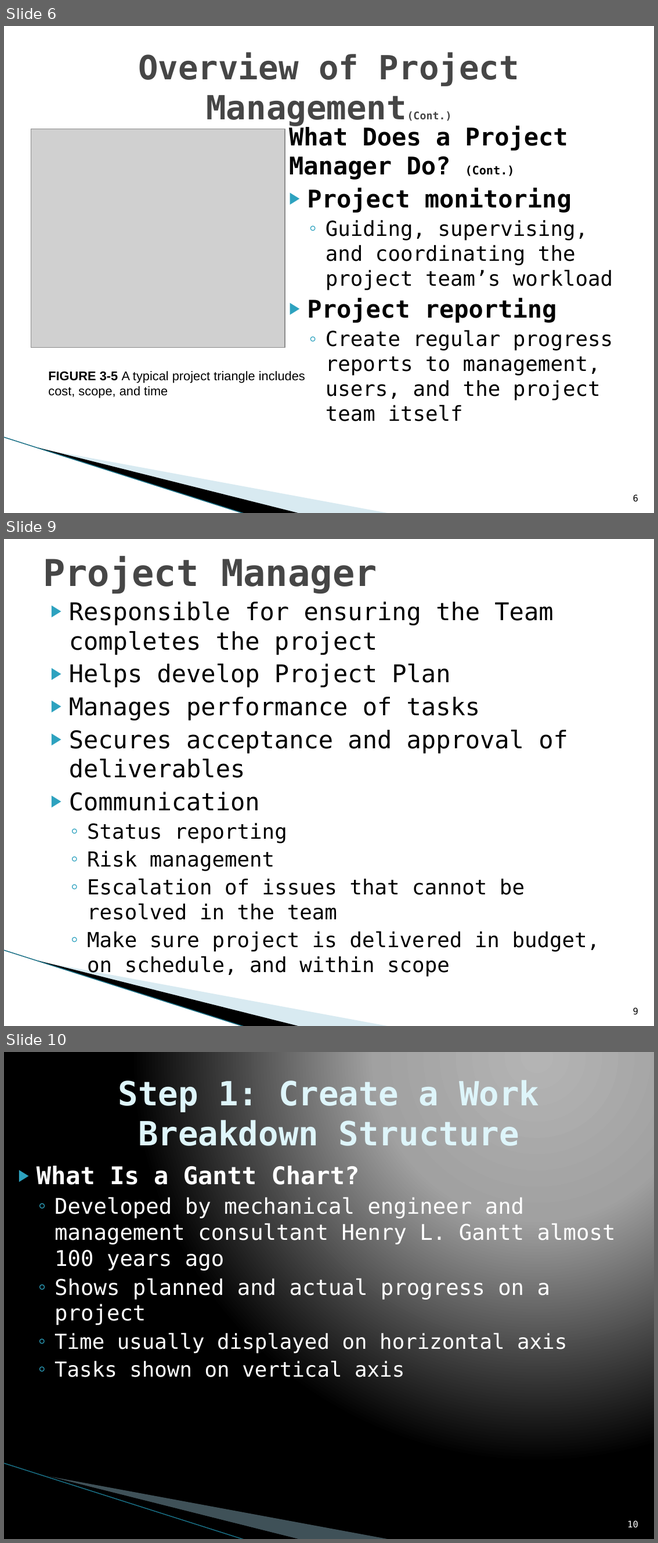
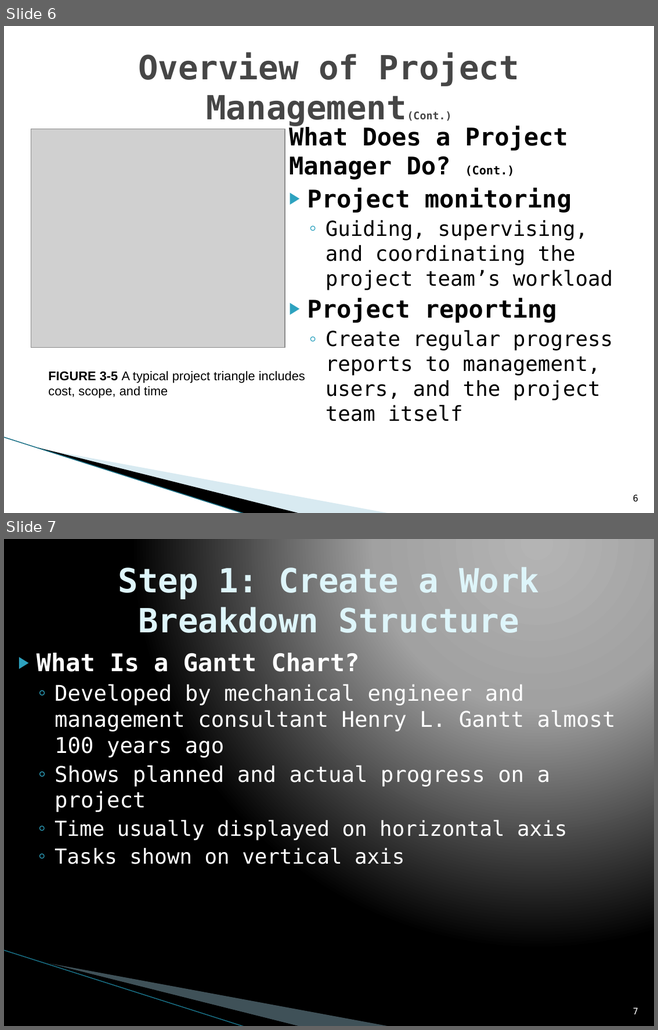
Before and after one commit to HarrisonSuffka/ITSE-1450, a slide deck: Power Points/Chapter 3.pptx. Shown one above the other, each under a label of ours: slides 6, 9 and 10 before the commit, slides 6 and 7 after it; the slides between them are not shown. The pictures are 658x1543 and 658x1030 pixels, drawn with LibreOffice and Linux fonts; fonts in the diff are those of the drawing; grey boxes stand for pictures; background and template pictures are left out. Boxes give left, top, right and bottom in pixels: in the first picture for what was removed or moved away, otherwise in the second. Text is boxed around its words. In the diff, an @@ line names an element or a change of style, - is before the commit and + after.

```diff
--- a/Power Points/Chapter 3.pptx
+++ b/Power Points/Chapter 3.pptx
@@ slide 9 removed at [4,539,654,1026], background #FFFFFF; not listed: 3 template elements that a slide beside it also shows @@
@@ title removed at [43,556,377,594] @@
-Project Manager
@@ text removed at [69,602,600,977] @@
-▶ Responsible for ensuring the Team completes the project
-▶ Helps develop Project Plan
-▶ Manages performance of tasks
-▶ Secures acceptance and approval of deliverables
-▶ Communication
-  ◦ Status reporting
-  ◦ Risk management
-  ◦ Escalation of issues that cannot be resolved in the team
-  ◦ Make sure project is delivered in budget, on schedule, and within scope
@@ page number removed at [633,1008,638,1015] @@
-9
@@ what was slide 10 is now slide 7 @@
@@ page number at [633,1008,638,1015]: text changed @@
-10
+7
```
Also in this commit, not shown: 1 slide changed, 4 other slides removed, 7 other files.
